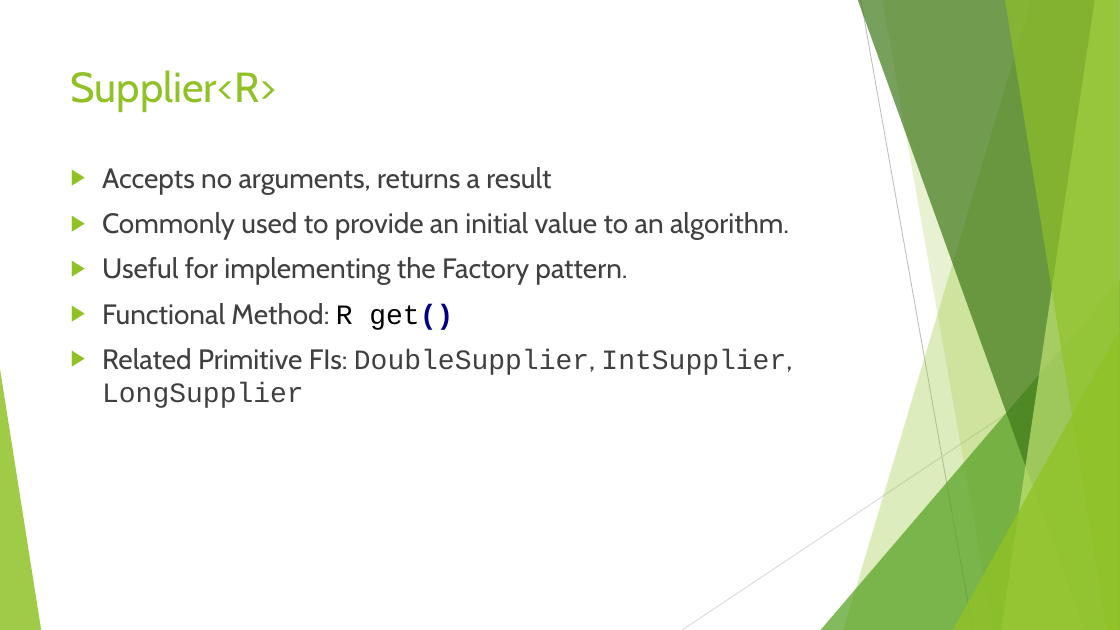
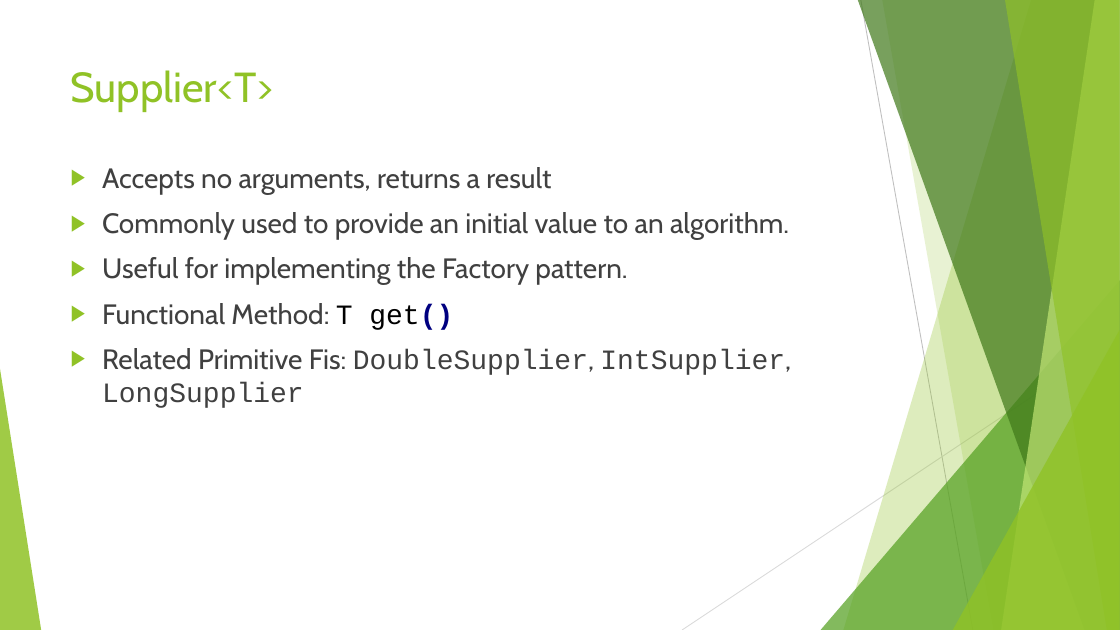
Before and after one commit to RichardRoda/2017-CodePaLOUsa-Lambda, a slide deck: slide 12 of Learning to Love the Lambda in the Stream.pptx. Drawn at 1120x630 pixels with LibreOffice and Linux fonts; fonts in the diff are those of the drawing. Boxes give left, top, right and bottom in pixels: in the first picture for what was removed or moved away, otherwise in the second. Text is boxed around its words. In the diff, an @@ line names an element or a change of style, - is before the commit and + after.

Commit message:
Correct generic type variable of Supplier from R to T..

```diff
--- a/Learning to Love the Lambda in the Stream.pptx
+++ b/Learning to Love the Lambda in the Stream.pptx
@@ title at box(71, 70, 274, 112): text changed @@
-Supplier<R>
+Supplier<T>
@@ text at box(102, 303, 791, 408): text changed @@
-▶ Functional Method: R get()
-▶ Related Primitive FIs: DoubleSupplier, IntSupplier, LongSupplier
+▶ Functional Method: T get()
+▶ Related Primitive Fis: DoubleSupplier, IntSupplier, LongSupplier
```
Also in this commit, not shown: 2 other slides changed.
